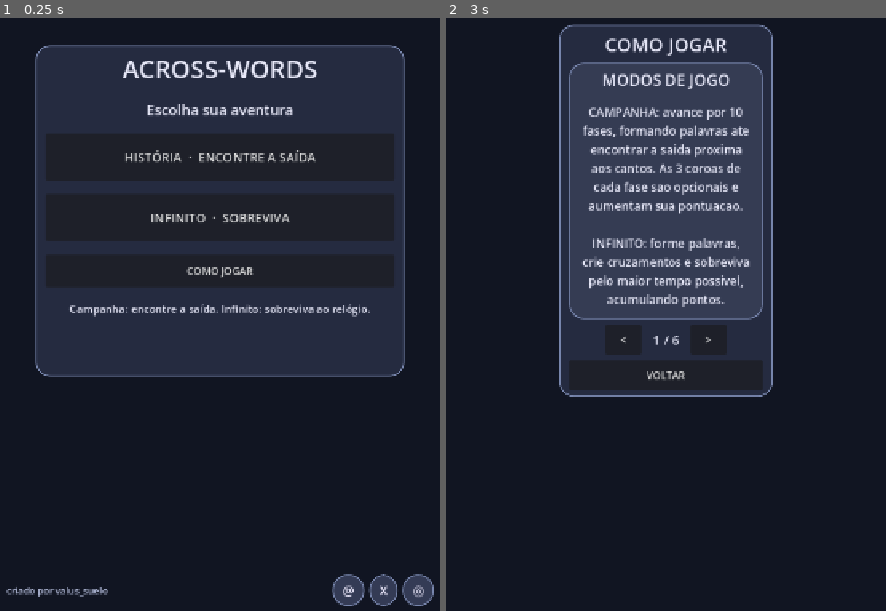
Above: before the commit, frames 1-2 (left to right).
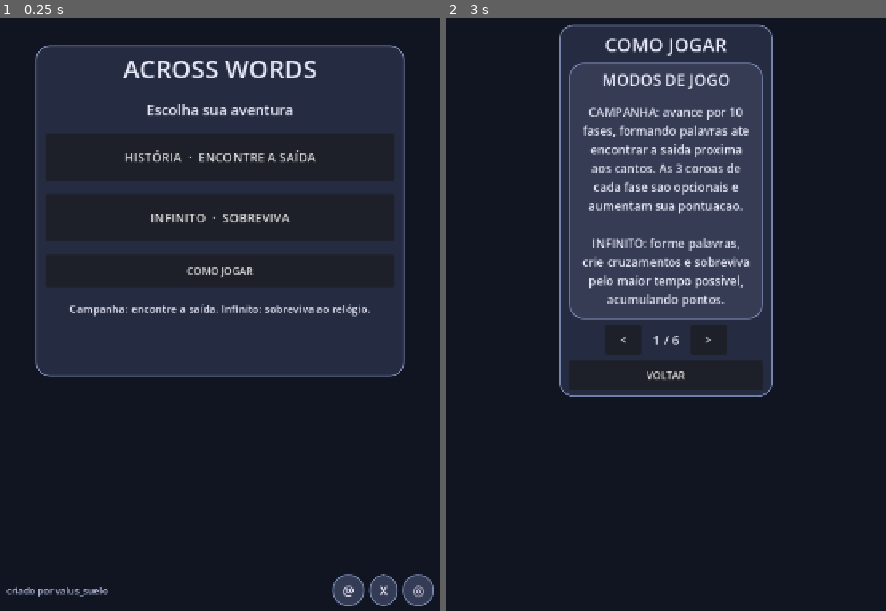
Above: after the commit, the same moments.

Repository: valus-suelo/across-words
Game: Godot game, scene res://main.tscn
Same seed, same stepped clock (60 frames per second), same inputs: the game is played once before the commit and once after it.
Inputs:
- Up to frame 1 (0.25 s): no input
- Up to frame 2 (3 s): click "REINICIAR" at 0.5 s; click "REINICIAR" at 1.25 s; click "REINICIAR" at 2 s; click "COMO JOGAR" at 2.75 s

The runs differ from the first frame. In frame 1, 0.5% of the frame differs, in the area x 27-73%, y 7-11%; in frame 2, nothing differs.

Commit message:
Rename game branding to Across Words

Diff:
--- a/main.gd
+++ b/main.gd
@@ -1,6 +1,6 @@
 extends Node3D
 
-# Across-Words v0.10 — Godot 4.7, resposta única sincronizada entre teclado, slots e tabuleiro.
+# Across Words v0.10 — Godot 4.7, resposta única sincronizada entre teclado, slots e tabuleiro.
 const VISIBLE_RADIUS_X := 9
 const VISIBLE_RADIUS_Y := 15
 const GAP := 1.02 # passo entre colunas
@@ -324,7 +324,7 @@
         if not words_by_initial.has(initial):
             words_by_initial[initial] = []
         words_by_initial[initial].append(item)
-    print("Across-Words: %d palavras carregadas" % word_bank.size())
+    print("Across Words: %d palavras carregadas" % word_bank.size())
 
 func _word_difficulty_allowed(item: Dictionary) -> bool:
     if not level_mode:
@@ -550,7 +550,7 @@
     var top_column := VBoxContainer.new()
     top_column.add_theme_constant_override("separation", 3)
     top.add_child(top_column)
-    var title := _make_label("ACROSS-WORDS", 24)
+    var title := _make_label("ACROSS WORDS", 24)
     top_column.add_child(title)
     var indicators := HBoxContainer.new()
     indicators.alignment = BoxContainer.ALIGNMENT_CENTER
@@ -739,7 +739,7 @@
     var menu_col := VBoxContainer.new()
     menu_col.add_theme_constant_override("separation", 22)
     menu_panel.add_child(menu_col)
-    var menu_title := _make_label("ACROSS-WORDS", 42)
+    var menu_title := _make_label("ACROSS WORDS", 42)
     hud_menu_title = menu_title
     menu_title.horizontal_alignment = HORIZONTAL_ALIGNMENT_CENTER
     menu_col.add_child(menu_title)
